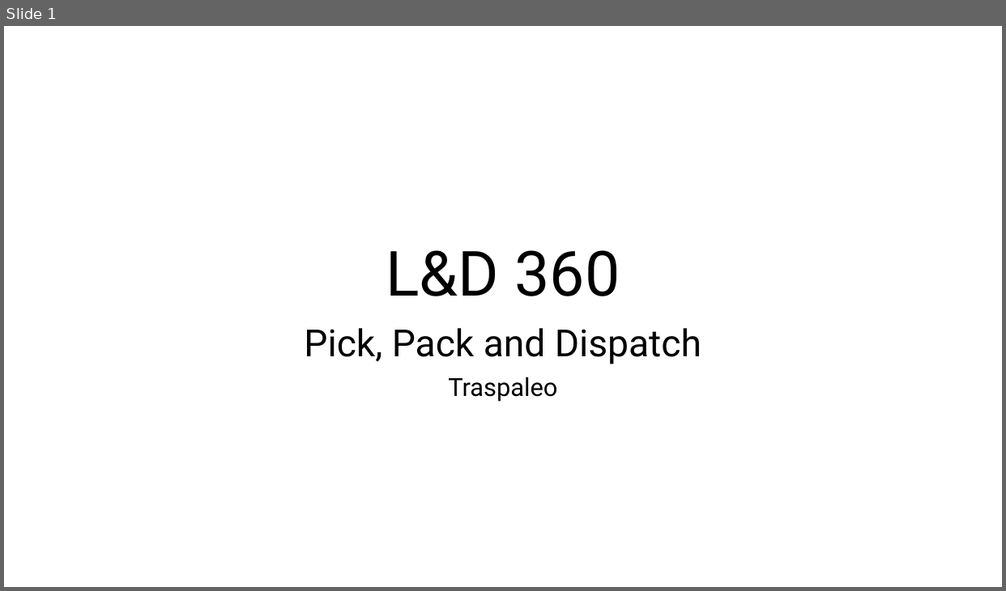
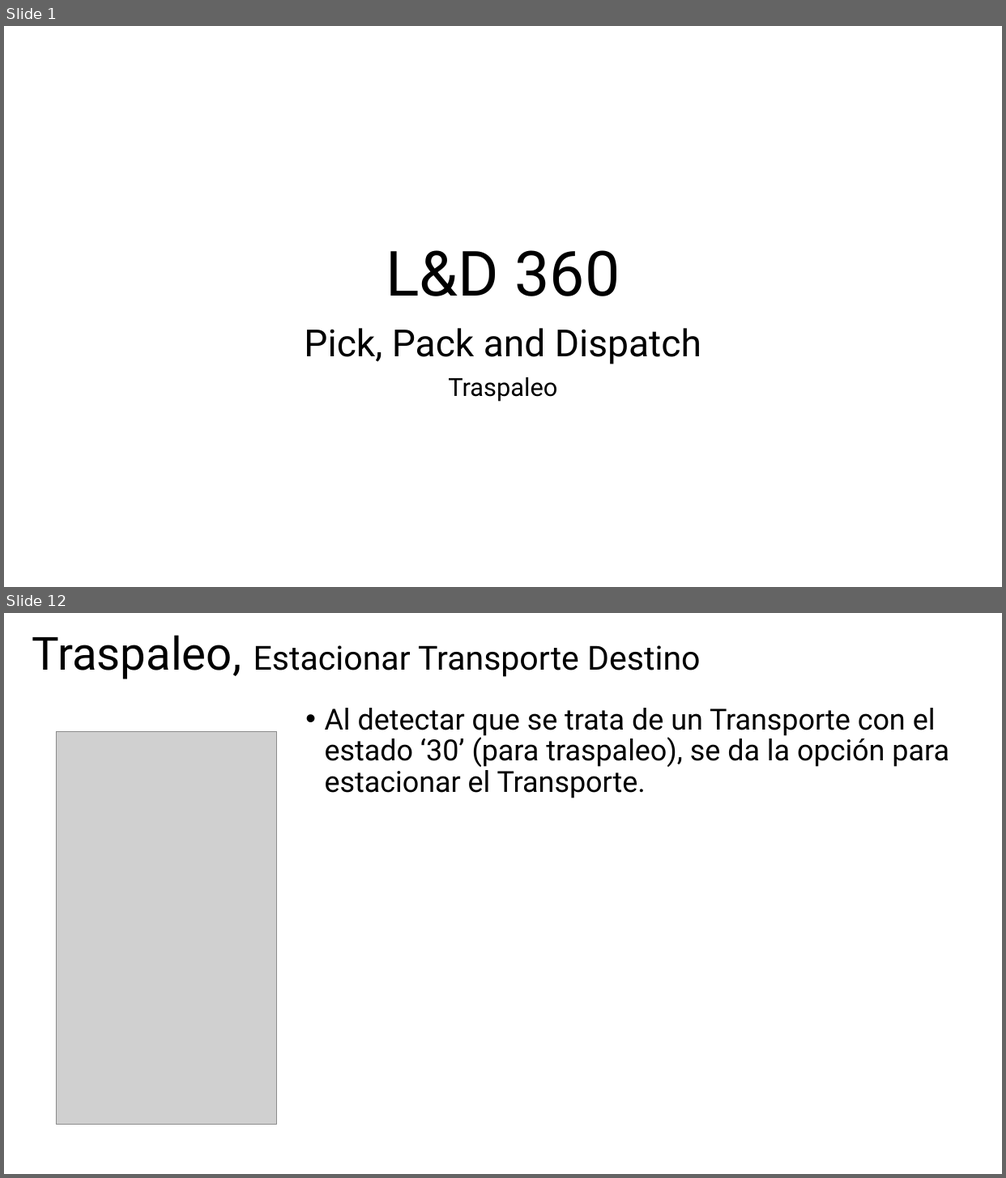
Before and after one commit to JoelBecerraM/FANASA-docs, a slide deck: atCloud - Diseño - Interfaz de Usuario - Traspaleo.pptx. Shown one above the other, each under a label of ours: slide 1 before the commit, slides 1 and 12 after it; the slides between them are not shown. The pictures are 1006x591 and 1006x1178 pixels, drawn with LibreOffice and Linux fonts; fonts in the diff are those of the drawing; grey boxes stand for pictures. Boxes give left, top, right and bottom in pixels: in the first picture for what was removed or moved away, otherwise in the second. Text is boxed around its words. In the diff, an @@ line names an element or a change of style, - is before the commit and + after.

```diff
--- a/atCloud - Diseño - Interfaz de Usuario - Traspaleo.pptx
+++ b/atCloud - Diseño - Interfaz de Usuario - Traspaleo.pptx
@@ slide 12 added at bbox=[4, 613, 1002, 1174], background #FFFFFF @@
@@ title added at bbox=[32, 635, 700, 679], 32 pt, text #000000 @@
+Traspaleo, Estacionar Transporte Destino
@@ text added at bbox=[325, 708, 949, 798], 28 pt, text #000000 @@
+• Al detectar que se trata de un Transporte con el estado ‘30’ (para traspaleo), se da la opción para estacionar el Transporte.
@@ picture added at bbox=[56, 731, 276, 1124] @@
```
Also in this commit, not shown: 4 slides changed, 8 other slides added, 1 other file.
